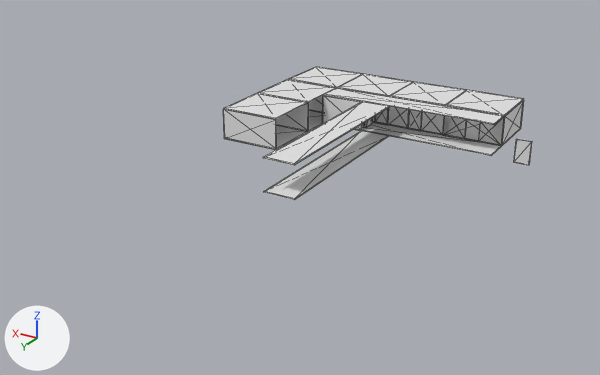
The FBX model Assets/Levels/Level_One.FBX, before and after one commit.
The view is the same before and after, from a 50 mm lens placed at (-33.4, 103.2, 37.1), pointed at (14.3, 23.6, -2.7). Lighting does not change. The marker at lower left points along +X, +Y and +Z. Mesh edges are drawn as thin lines. Where no turn or scale is listed for an object, it has been applied to the vertices.

The older version as bpy lines, for what is in view:
```python
me_mesh_017 = bpy.data.meshes.new('Mesh.017')
me_mesh_017.from_pydata(...)  # a box spanning x -4.0..4.0, y -4.0..4.0, z -0.08..0.08
me_mesh_032 = bpy.data.meshes.new('Mesh.032')
me_mesh_032.from_pydata(...)  # a box spanning x -4.0..0.0, y -12.0..12.0, z -0.1..0.1
me_mesh_033 = bpy.data.meshes.new('Mesh.033')
me_mesh_033.from_pydata(...)  # a box spanning x -12.0..12.0, y -4.0..0.0, z -0.1..0.1
ob_ceiling04 = bpy.data.objects.new('Ceiling04', me_mesh_017)
ob_ceiling04.location = (24.0, 8.0, 4.08)
ob_floor007 = bpy.data.objects.new('Floor007', me_mesh_032)
ob_floor007.location = (14.0, 20.0, 0.0)
ob_floor008 = bpy.data.objects.new('Floor008', me_mesh_033)
ob_floor008.location = (8.0, 8.0, 4.08)
# also in view: 'Wall006' at (24.0, 20.0, 2.0); 'Wall011' at (8.0, 4.0, 2.0); 'Ceiling05' at (24.0, 16.0, 4.1); 'Wall013' at (0.0, 4.0, 2.0); 'Ceiling03' at (24.0, 0.0, 4.1)
```
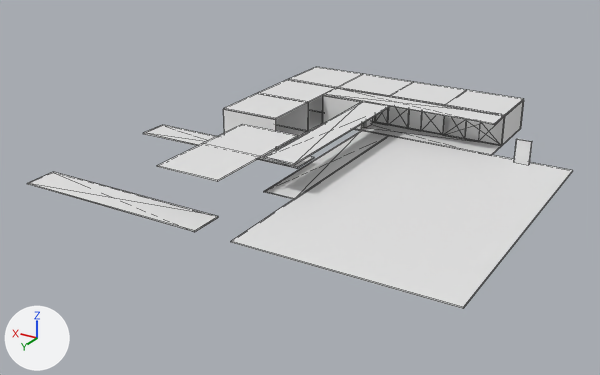
Boxes [x1, y1, x2, y2] around the edits, measured in the pictures (600 x 375 px):
'Floor010', added: after [231, 135, 573, 309]
'Floor012', added: after [27, 172, 218, 232]
'Ceiling007', added: after [157, 143, 261, 182]
'Ceiling006', added: after [203, 124, 298, 157]
'Floor011', added: after [143, 125, 314, 169]

What the commit changed:
Mesh me_mesh_037 is new.
It is a box spanning x -12.0..12.0, y -4.0..0.0, z -0.1..0.1.
Mesh me_mesh_036 is new.
It is a box spanning x -12.0..12.0, y -4.0..32.0, z -0.1..0.1.
Mesh me_mesh_039 is new.
It is a box spanning x -4.0..4.0, y -4.0..4.0, z -0.08..0.08.
Object 'Floor011' (ob_floor011) is new; it shows me_mesh_037.
Its location is (26.44, 24.0, 0.0).
Object 'Floor010' (ob_floor010) is new; it shows me_mesh_036.
Its location is (-2.0, 12.0, 0.0).
Object 'Ceiling007' (ob_ceiling007) is new; it shows me_mesh_039.
Its location is (18.34, 36.0, 4.08).
Object 'Ceiling006' (ob_ceiling006) is new; it shows a copy of me_mesh_039.
Its location is (18.34, 28.0, 4.08).
Object 'Floor012' (ob_floor012) is new; it shows a copy of me_mesh_037.
Its location is (26.44, 44.0, 0.0).
